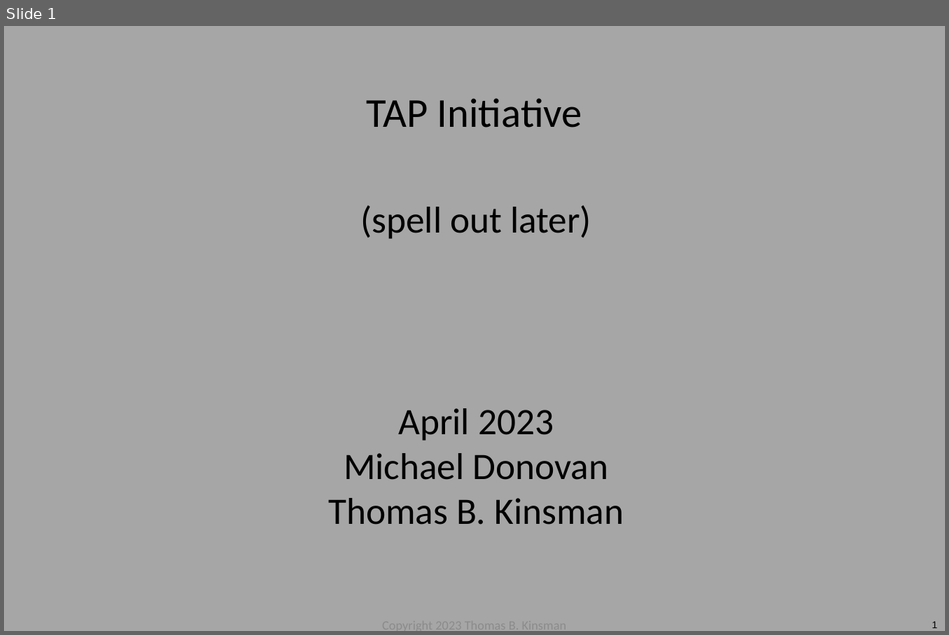
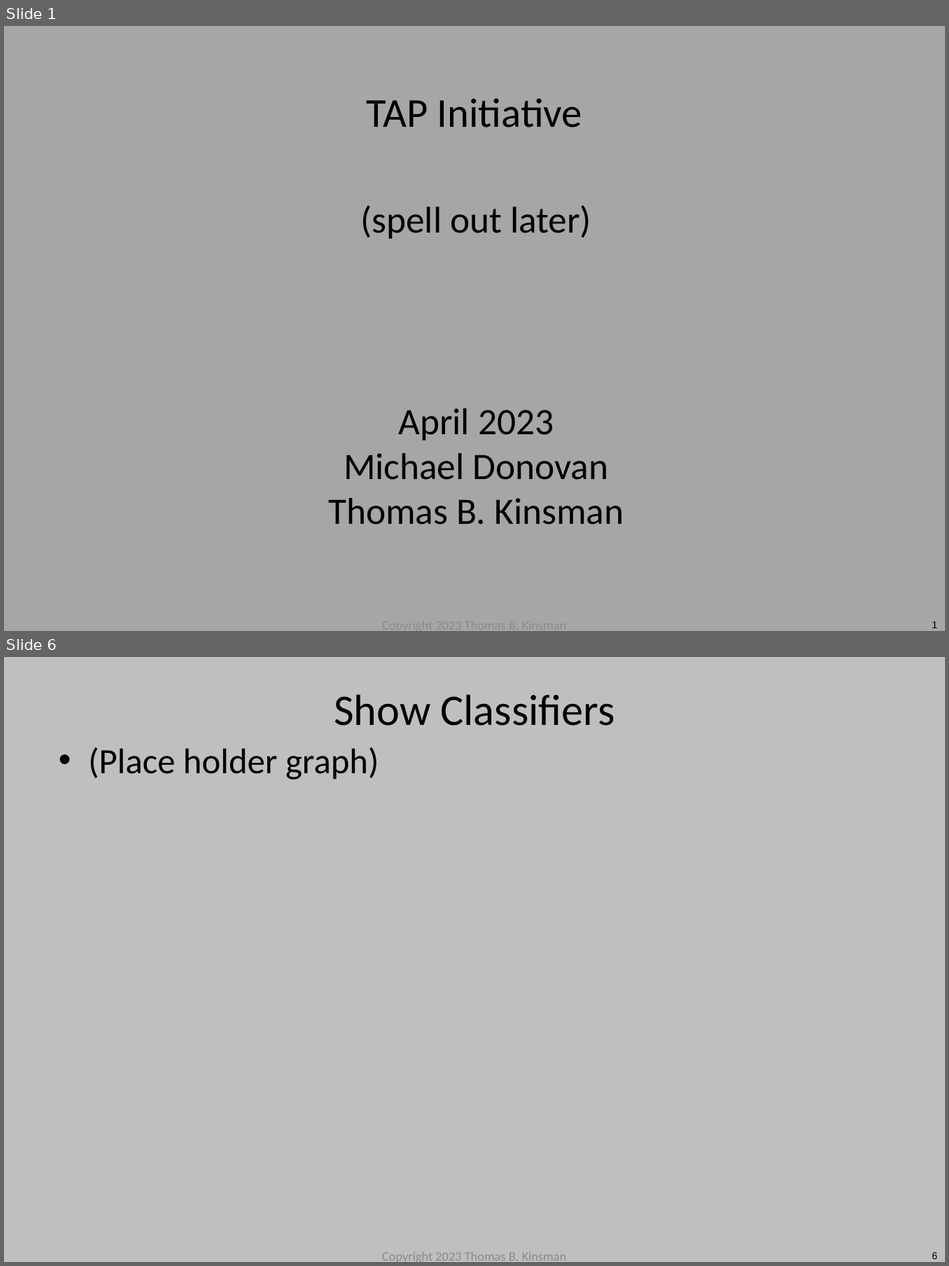
Before and after one commit to mpdnes/transcript-analysis-pipeline, a slide deck: DOODLES_and_NOTES/FLOW__DIAGRAM__for_TAP_v10.pptx. Shown one above the other, each under a label of ours: slide 1 before the commit, slides 1 and 6 after it; the slides between them are not shown. The pictures are 949x635 and 949x1266 pixels, drawn with LibreOffice and Linux fonts; fonts in the diff are those of the drawing. Boxes give left, top, right and bottom in pixels: in the first picture for what was removed or moved away, otherwise in the second. Text is boxed around its words. In the diff, an @@ line names an element or a change of style, - is before the commit and + after.

```diff
--- a/DOODLES_and_NOTES/FLOW__DIAGRAM__for_TAP_v10.pptx
+++ b/DOODLES_and_NOTES/FLOW__DIAGRAM__for_TAP_v10.pptx
@@ slide 6 added at [4, 657, 945, 1262], background #BFBFBF @@
@@ title added at [334, 694, 615, 726], 46.7 pt, text #000000 @@
+Show Classifiers
@@ text added at [88, 747, 378, 779], 38.1 pt, text #000000 @@
+• (Place holder graph)
@@ text added at [382, 1252, 567, 1262], 13.8 pt, text #8C8C8C @@
+Copyright 2023 Thomas B. Kinsman
@@ page number added at [931, 1252, 937, 1259], 10.6 pt, text #000000 @@
+6
```
Also in this commit, not shown: 2 slides changed, 4 other slides added, 16 other files.
